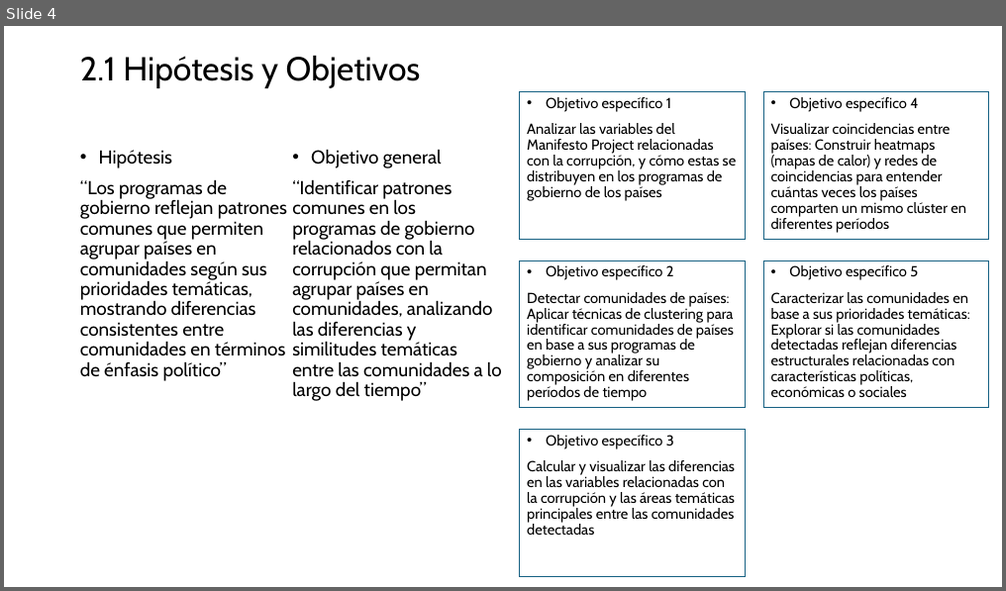
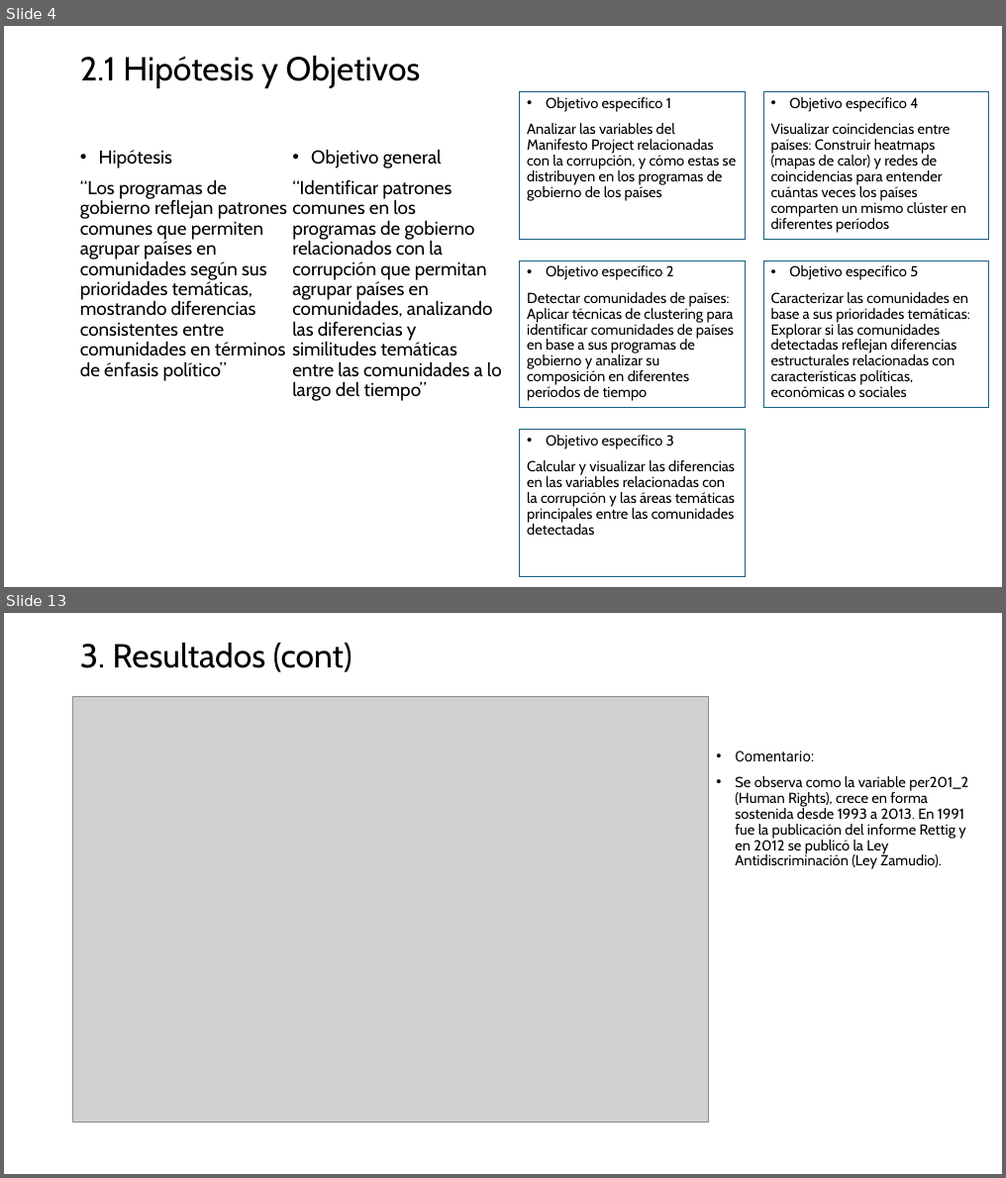
Before and after one commit to MatiasBunsterRaby/Capstone_git, a slide deck: Pres Capstone MBunster 2.pptx. Shown one above the other, each under a label of ours: slide 4 before the commit, slides 4 and 13 after it; the slides between them are not shown. The pictures are 1006x591 and 1006x1178 pixels, drawn with LibreOffice and Linux fonts; fonts in the diff are those of the drawing; grey boxes stand for pictures. Boxes give left, top, right and bottom in pixels: in the first picture for what was removed or moved away, otherwise in the second. Text is boxed around its words. In the diff, an @@ line names an element or a change of style, - is before the commit and + after.

```diff
--- a/Pres Capstone MBunster 2.pptx
+++ b/Pres Capstone MBunster 2.pptx
@@ slide 13 added at [4,613,1002,1174], background #FFFFFF @@
@@ title added at [80,642,352,672], 32 pt, text #000000 @@
+3. Resultados (cont)
@@ picture added at [73,697,709,1123] @@
@@ text added at [735,751,968,869], 14 pt, text #000000 @@
+• Comentario:
+• Se observa como la variable per201_2 (Human Rights), crece en forma sostenida desde 1993 a 2013. En 1991 fue la publicación del informe Rettig y en 2012 se publicó la Ley Antidiscriminación (Ley Zamudio).
```
Also in this commit, not shown: 4 slides changed, 37 other slides added, 3 slides removed, 2 other files.
